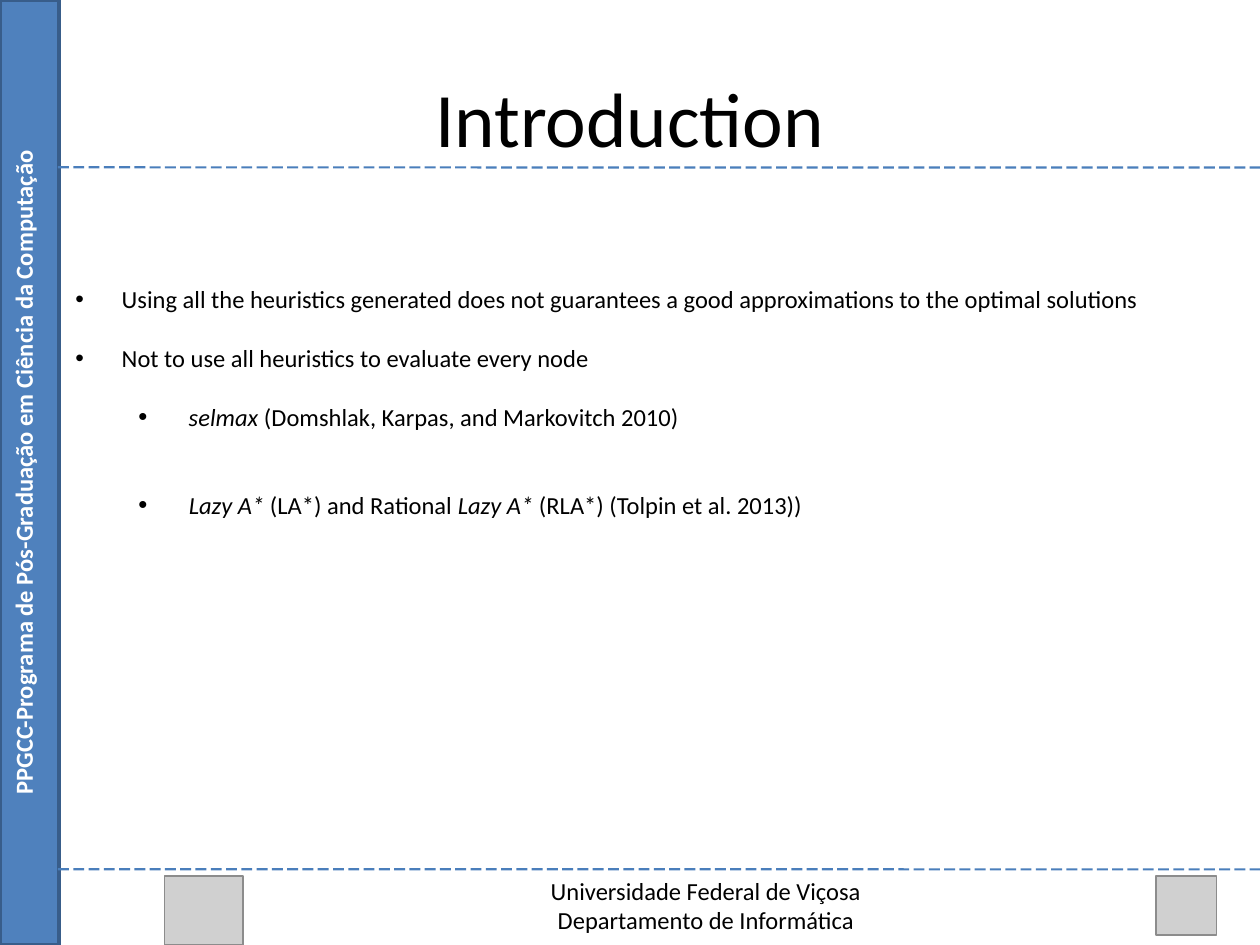
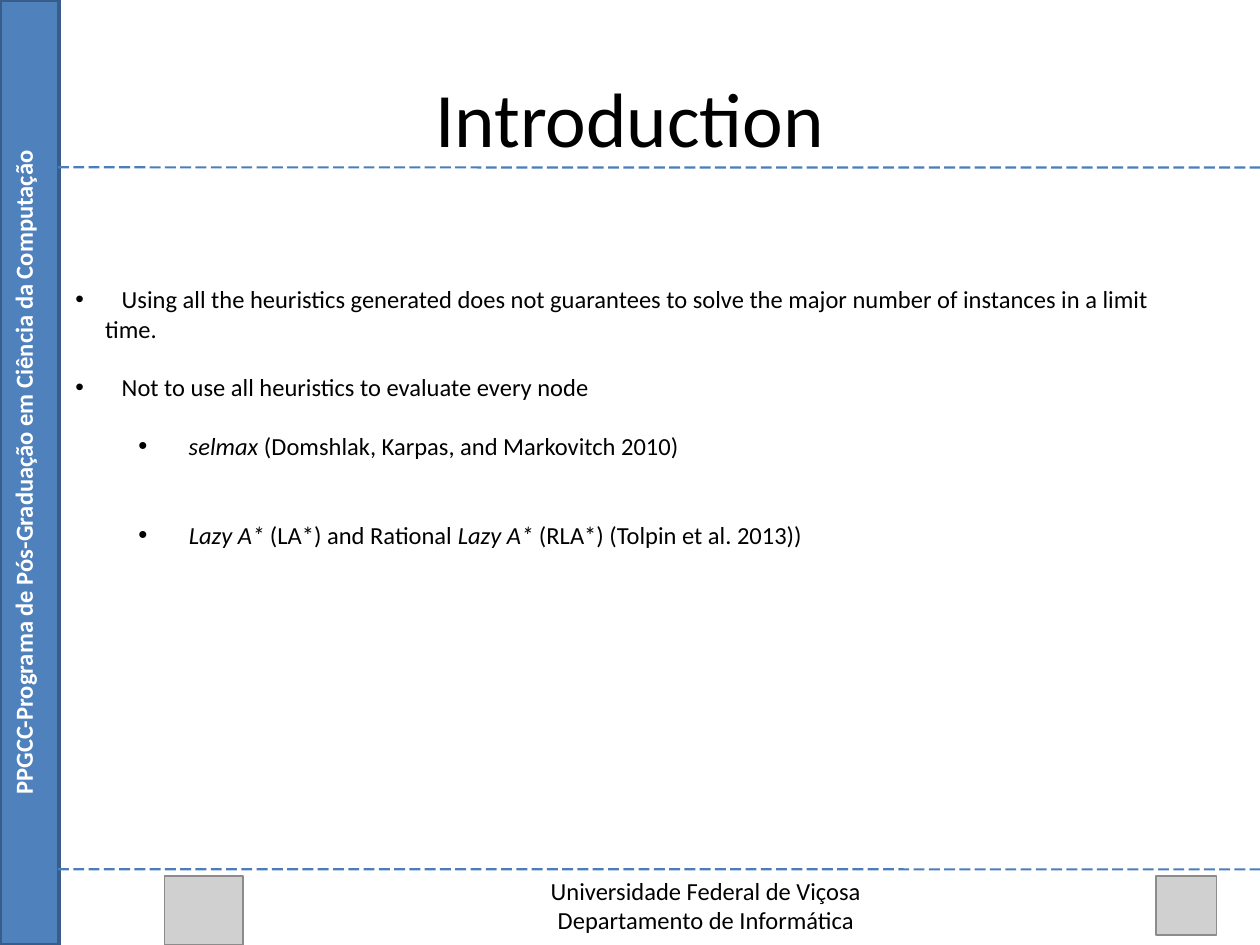
Before and after one commit to Marvinsky/research-marvin, a slide deck: slide 7 of latex/odp/selection heuristics.odp. Drawn at 1260x945 pixels with LibreOffice and Linux fonts; fonts in the diff are those of the drawing; grey boxes stand for pictures. Boxes give left, top, right and bottom in pixels: in the first picture for what was removed or moved away, otherwise in the second. Text is boxed around its words. In the diff, an @@ line names an element or a change of style, - is before the commit and + after.

Commit message:
20/08/15 update selection heuristics

```diff
--- a/latex/odp/selection heuristics.odp
+++ b/latex/odp/selection heuristics.odp
@@ text at (105,291,1148,338): text changed @@
-• Using all the heuristics generated does not guarantees a good approximations to the optimal solutions
+• Using all the heuristics generated does not guarantees to solve the major number of instances in a limit time.
```
Also in this commit, not shown: 8 other slides changed, 6 slides added.
